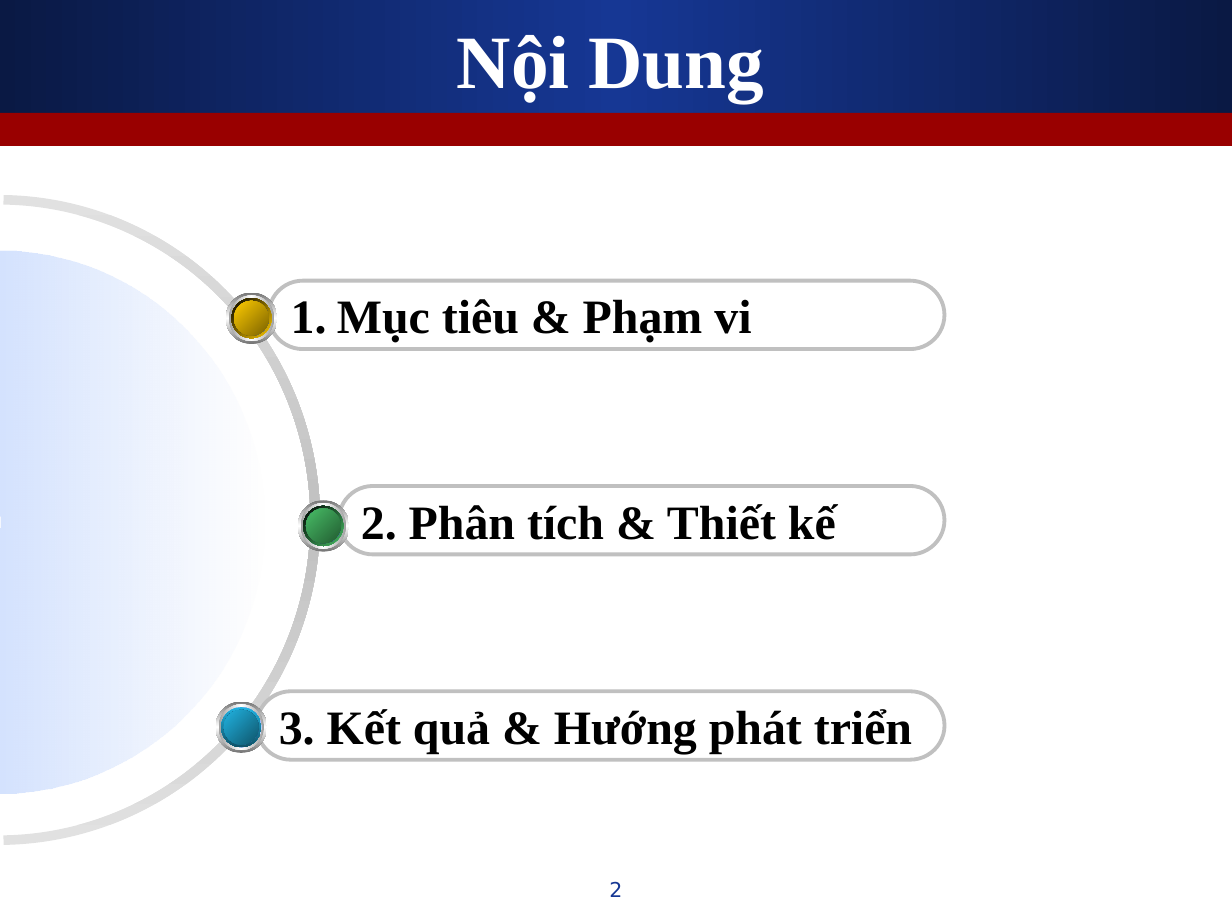
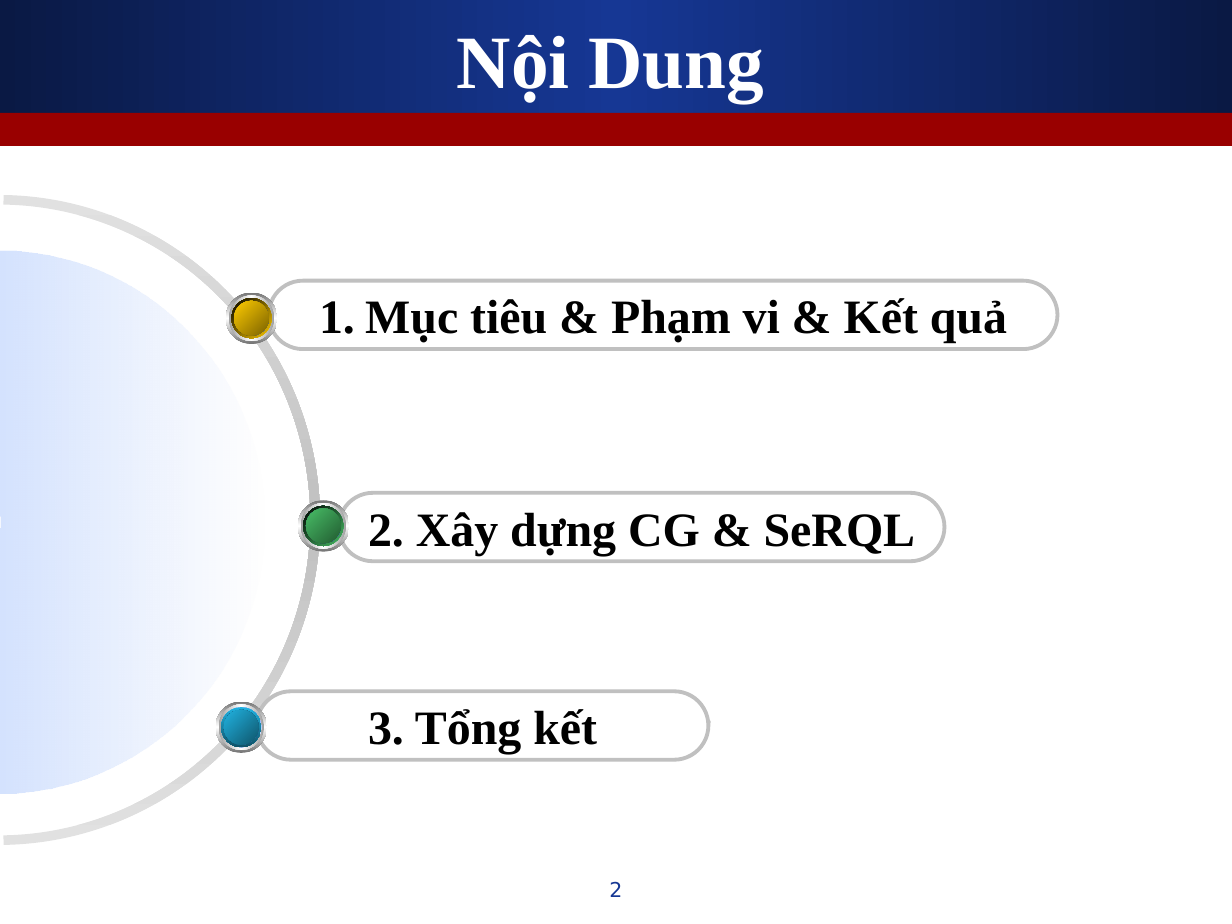
Before and after one commit to leaderwing/kt-kimres, a slide deck: slide 2 of note/[K][Thesis] Presentation.ppt. Drawn at 1232x924 pixels with LibreOffice and Linux fonts; fonts in the diff are those of the drawing. Boxes give left, top, right and bottom in pixels: in the first picture for what was removed or moved away, otherwise in the second. Text is boxed around its words. In the diff, an @@ line names an element or a change of style, - is before the commit and + after.

```diff
--- a/note/[K][Thesis] Presentation.ppt
+++ b/note/[K][Thesis] Presentation.ppt
@@ rounded rectangle "Mục tiêu & Phạm vi ...": place and size @@
-rounded rectangle "Mục tiêu & Phạm vi ..." at [269, 281, 945, 350]
+rounded rectangle "Mục tiêu & Phạm vi ..." at [269, 281, 1057, 350]
@@ text in rounded rectangle at [365, 298, 1007, 343]: text changed @@
-1. Mục tiêu & Phạm vi
+1. Mục tiêu & Phạm vi & Kết quả
@@ rounded rectangle "2. Xây dựng CG & ...": place and size @@
-rounded rectangle "2. Xây dựng CG & ..." at [339, 485, 945, 554]
+rounded rectangle "2. Xây dựng CG & ..." at [339, 493, 945, 562]
@@ text in rounded rectangle at [368, 512, 916, 555]: text changed @@
-2. Phân tích & Thiết kế
+2. Xây dựng CG & SeRQL
@@ rounded rectangle "3. Tổng kết": place and size @@
-rounded rectangle "3. Tổng kết" at [256, 691, 944, 760]
+rounded rectangle "3. Tổng kết" at [256, 691, 708, 760]
@@ text in rounded rectangle at [368, 709, 597, 754]: text changed @@
-3. Kết quả & Hướng phát triển
+3. Tổng kết
```
Also in this commit, not shown: 13 other slides changed, 2 slides added, 2 slides removed.
